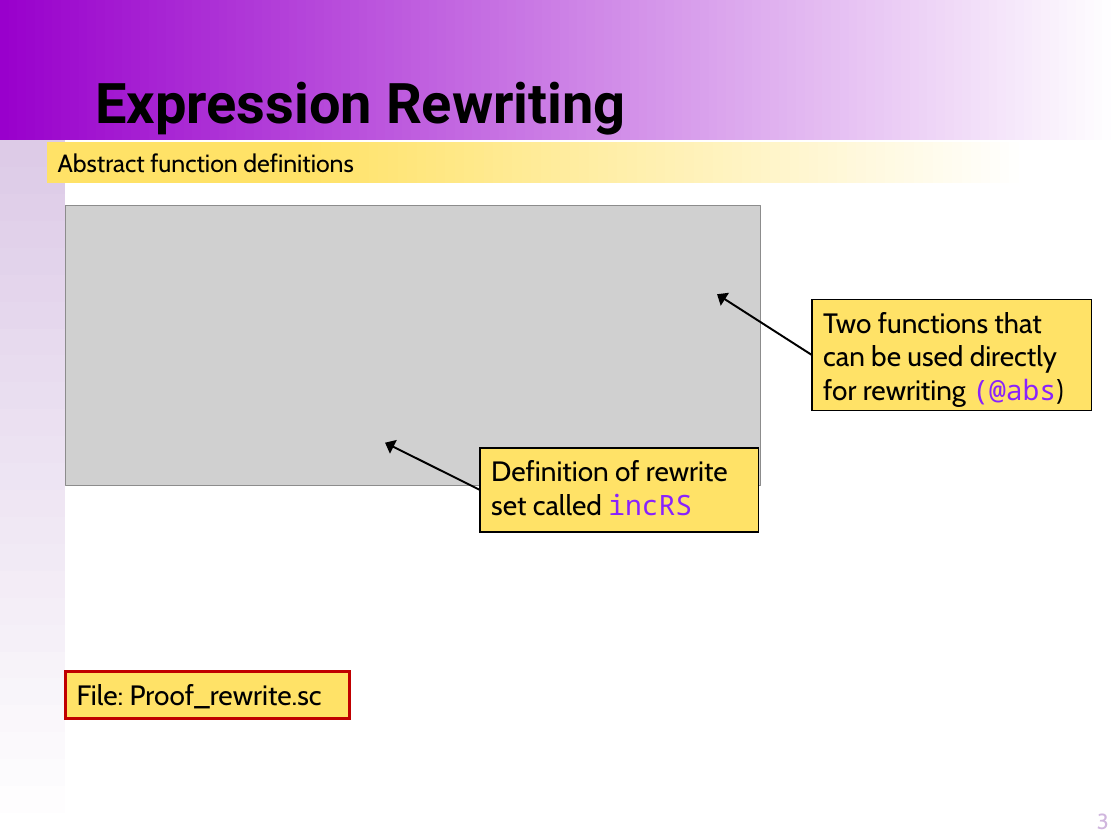
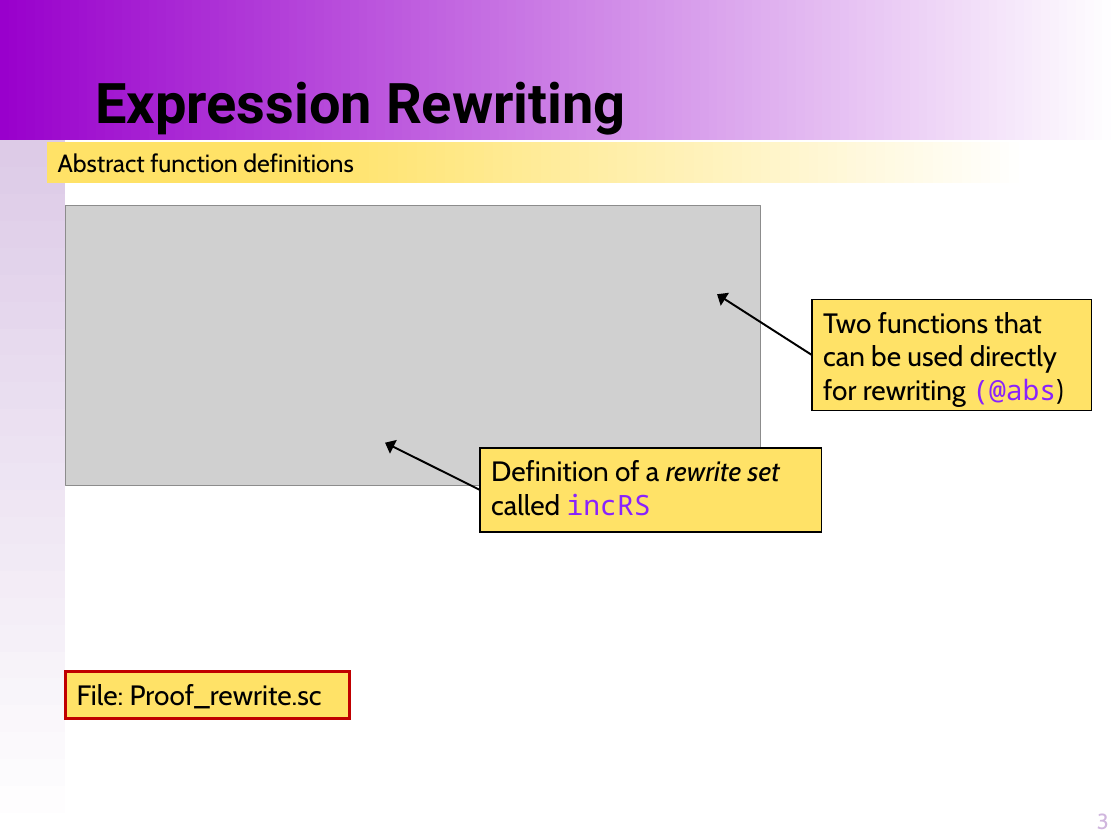
Before and after one commit to santoslab/stress24, a slide deck: slide 3 of slides/A-01-01-Proofs-Rewriting.pptx. Drawn at 1120x840 pixels with LibreOffice and Linux fonts; fonts in the diff are those of the drawing; grey boxes stand for pictures. Boxes give left, top, right and bottom in pixels: in the first picture for what was removed or moved away, otherwise in the second. Text is boxed around its words. In the diff, an @@ line names an element or a change of style, - is before the commit and + after.

```diff
--- a/slides/A-01-01-Proofs-Rewriting.pptx
+++ b/slides/A-01-01-Proofs-Rewriting.pptx
@@ rectangle "Definition of a rewrite set ...": place and size @@
-rectangle "Definition of a rewrite set ..." at [480,448,759,532]
+rectangle "Definition of a rewrite set ..." at [480,448,822,532]
@@ text in rectangle at [491,460,780,516]: text changed @@
-Definition of rewrite set called incRS
+Definition of a rewrite set called incRS
```
Also in this commit, not shown: 2 other slides changed, 1 other file.
